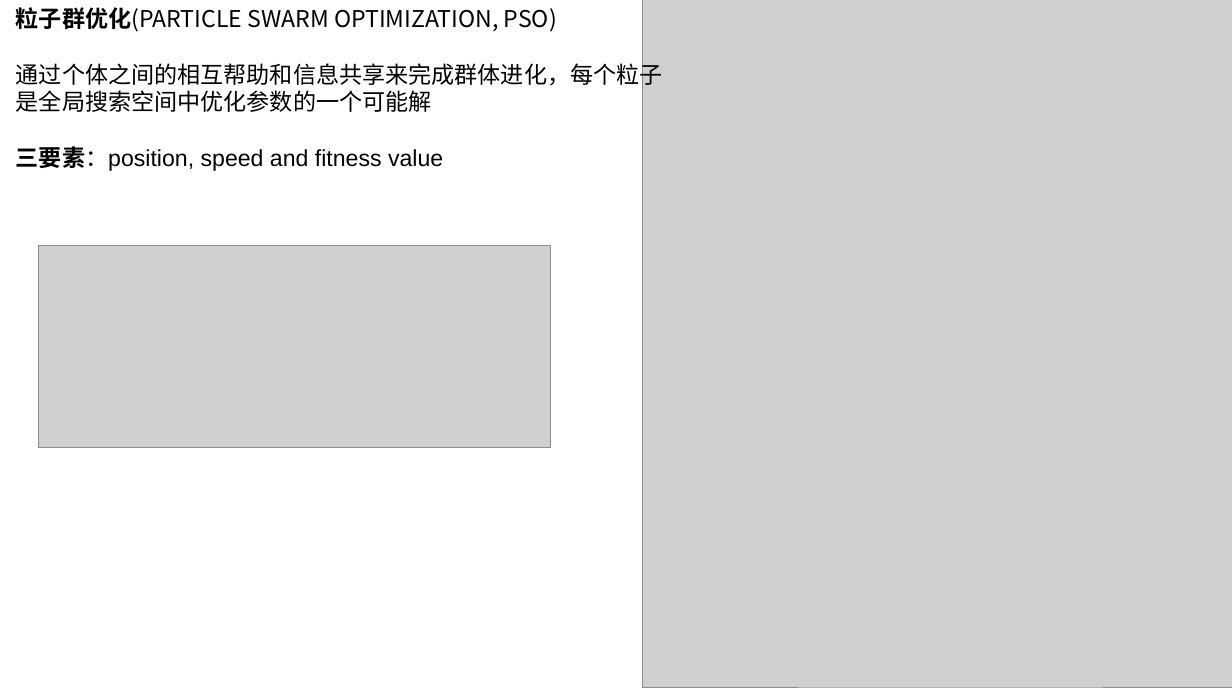
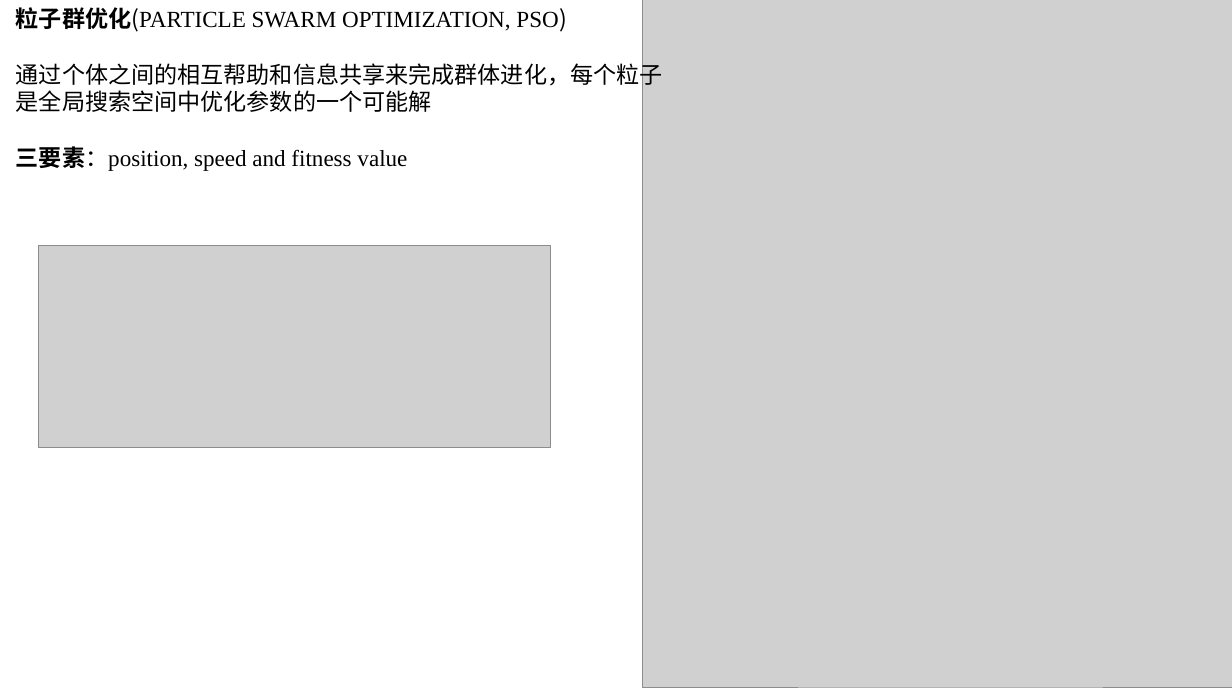
Before and after one commit to lucking666/sys, a slide deck: slide 3 of 卢老师论文汇报/pso优化算法.pptx. Drawn at 1232x693 pixels with LibreOffice and Linux fonts; fonts in the diff are those of the drawing; grey boxes stand for pictures. Boxes give left, top, right and bottom in pixels: in the first picture for what was removed or moved away, otherwise in the second. Text is boxed around its words. In the diff, an @@ line names an element or a change of style, - is before the commit and + after.

```diff
--- a/卢老师论文汇报/pso优化算法.pptx
+++ b/卢老师论文汇报/pso优化算法.pptx
@@ text at (x1=16, y1=7, x2=567, y2=171): font Noto Sans CJK SC to Times New Roman in "粒子群优化(PARTICLE SWARM OPTIMIZATION, PSO)"; font Arial to Times New Roman in "三要素：position, speed and fitness value" @@
```
Also in this commit, not shown: 3 slides added, 3 slides removed, 6 other files.
